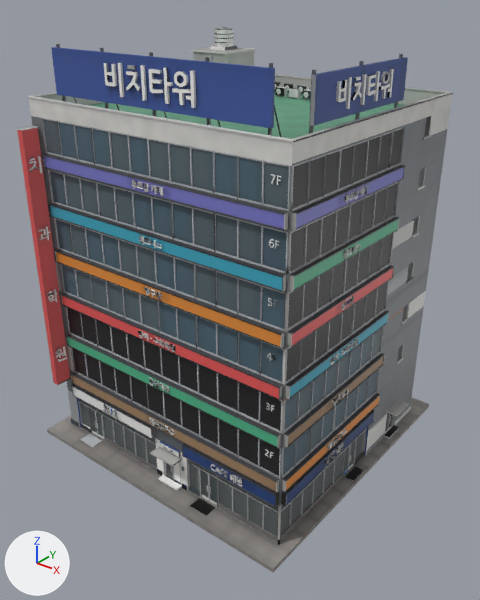
Two versions of the FBX model cs2_ilsan/CS2Assets/IlsanCornerTower02/IlsanCornerTower02.fbx, one commit apart.
Rendered twice from a 50 mm lens placed at (29.9, -37.9, 34.8), pointed at (0.7, -1.4, 12.2). The axes (+X, +Y, +Z) are drawn at lower left. The lights are the same throughout. The picture after the commit comes second. Where no turn or scale is listed for an object, it has been applied to the vertices.

The first picture shows 'IlsanCornerTower02'.
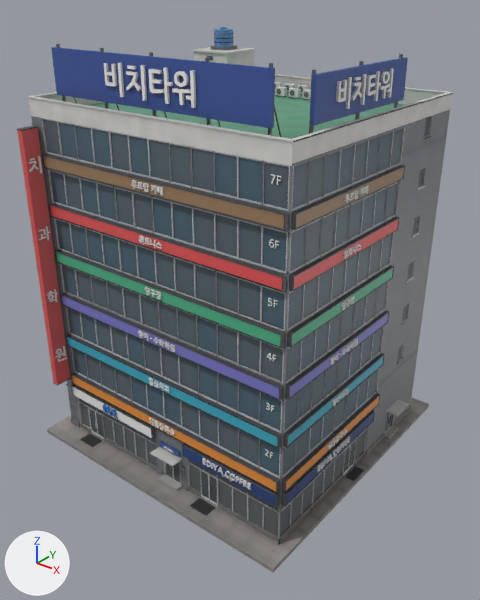
The edits, one by one:
me_ilsancornertower02 is used by ob_ilsancornertower02; location (0.0, 0.0, 0.0).
me_ilsancornertower02 had 49501 vertices, 74573 faces and spanned x -11.9..12.0, y -11.9..11.9, z -0.3..31.0.
me_ilsancornertower02 now has 49691 vertices, 74854 faces and spans x -11.9..12.0, y -11.9..11.9, z -0.3..31.0.
me_ilsancornertower02 part 1: 252 vertices moved within x 11.3..11.4, y -5.1..-3.1, z 3.6..4.4; 1202 vertices removed from x 11.3..11.4, y -5.1..-2.7, z 3.6..4.4; 1486 vertices added at x 11.3..11.4, y -5.1..-2.5, z 3.6..4.4.
me_ilsancornertower02 part 2: 134 vertices moved within x 5.3..8.0, y -10.4..-10.3, z 3.8..4.3; 920 vertices removed from x 5.3..8.1, y -10.4..-10.3, z 3.7..4.3; 1704 vertices added at x 4.9..8.1, y -10.4..-10.3, z 3.6..4.4.
me_ilsancornertower02 part 3: 134 vertices moved within x -5.9..-4.5, y -10.4..-10.3, z 3.9..4.3; 806 vertices removed from x -5.9..-4.5, y -10.4..-10.3, z 3.9..4.4; 700 vertices added at x -6.0..-4.5, y -10.4..-10.3, z 3.9..4.4.
me_ilsancornertower02 part 4: 61798 kept faces spanning x -11.9..12.0, y -11.9..11.0, z -0.3..31.0 get new texture (UV) coordinates.
Other edits to the shape of me_ilsancornertower02 do not show in these pictures.

What differs and where, as boxes [x1, y1, x2, y2] in the pictures (480 x 600 px; the box of a moved part takes in the faces that stretch with it):
part 1 of me_ilsancornertower02, moved or reshaped
    before: [325, 442, 343, 464]
    after: [325, 441, 345, 464]
part 2 of me_ilsancornertower02, moved or reshaped
    before: [211, 464, 243, 485]
    after: [206, 460, 243, 484]
part 3 of me_ilsancornertower02, moved or reshaped
    before: [103, 404, 116, 416]
    after: [103, 404, 117, 416]
part 4 of me_ilsancornertower02, surface changed
    both: [17, 27, 450, 545]
